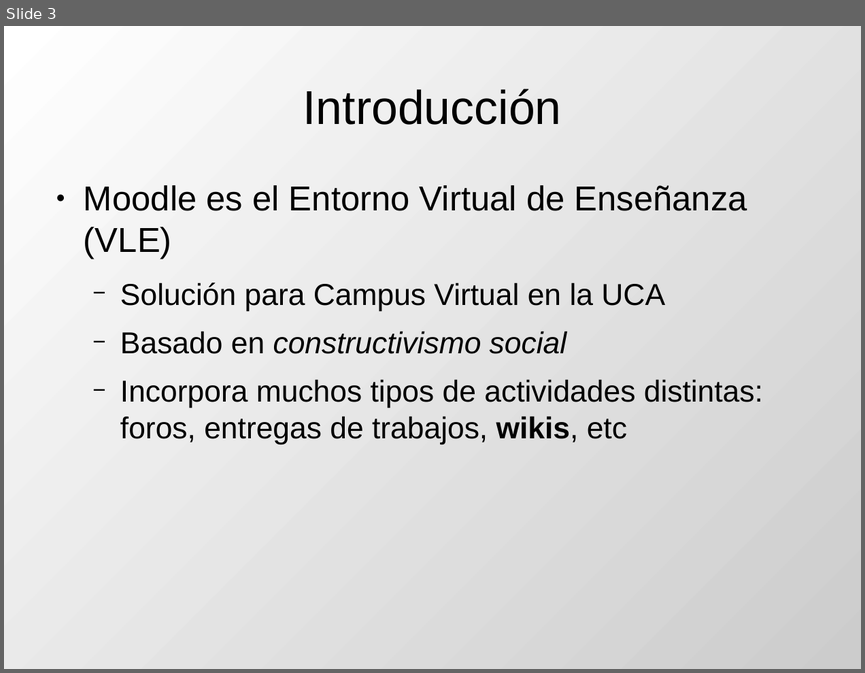
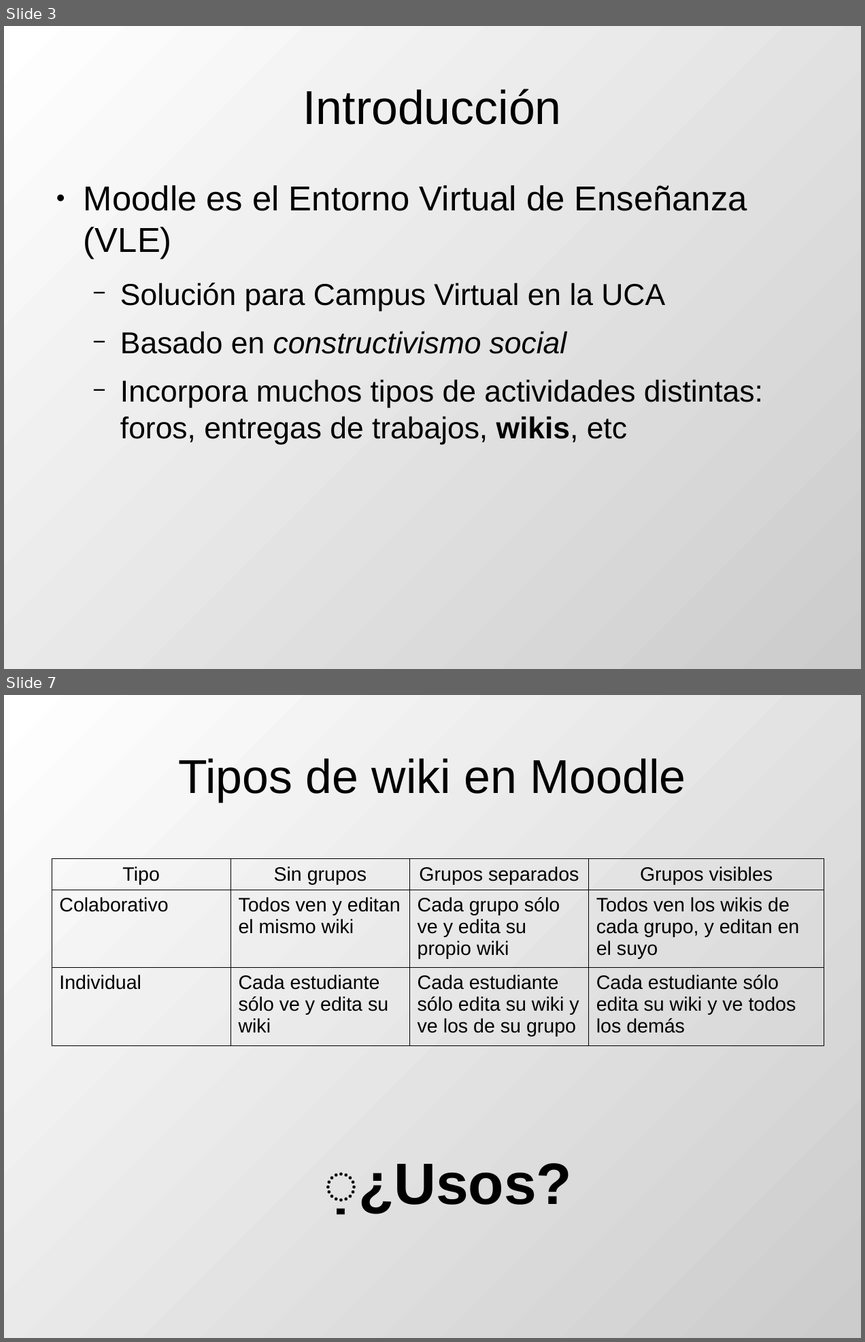
Before and after one commit to DrPantera/wikis4education, a slide deck: uca-2013_07/tema-3-WikisEnMoodle.odp. Shown one above the other, each under a label of ours: slide 3 before the commit, slides 3 and 7 after it; the slides between them are not shown. The pictures are 865x673 and 865x1342 pixels, drawn with LibreOffice and Linux fonts; fonts in the diff are those of the drawing. Boxes give left, top, right and bottom in pixels: in the first picture for what was removed or moved away, otherwise in the second. Text is boxed around its words. In the diff, an @@ line names an element or a change of style, - is before the commit and + after.

```diff
--- a/uca-2013_07/tema-3-WikisEnMoodle.odp
+++ b/uca-2013_07/tema-3-WikisEnMoodle.odp
@@ slide 7 added at box(4, 695, 861, 1338), background gradient #FFFFFF to #CCCCCC @@
@@ title added at box(178, 758, 685, 802), 44 pt, text #000000 @@
+Tipos de wiki en Moodle
@@ table added at box(52, 859, 823, 1039), 3 rows, 4 columns @@
+Tipo | Sin grupos | Grupos separados | Grupos visibles
+Colaborativo | Todos ven y editan el mismo wiki | Cada grupo sólo ve y edita su propio wiki | Todos ven los wikis de cada grupo, y editan en el suyo
+Individual | Cada estudiante sólo ve y edita su wiki | Cada estudiante sólo edita su wiki y ve los de su grupo | Cada estudiante sólo edita su wiki y ve todos los demás
@@ text added at box(358, 1163, 572, 1214), 54 pt, text #000000, bold @@
+̣¿Usos?
```
Also in this commit, not shown: 3 slides changed, 16 other slides added, 3 slides removed.
